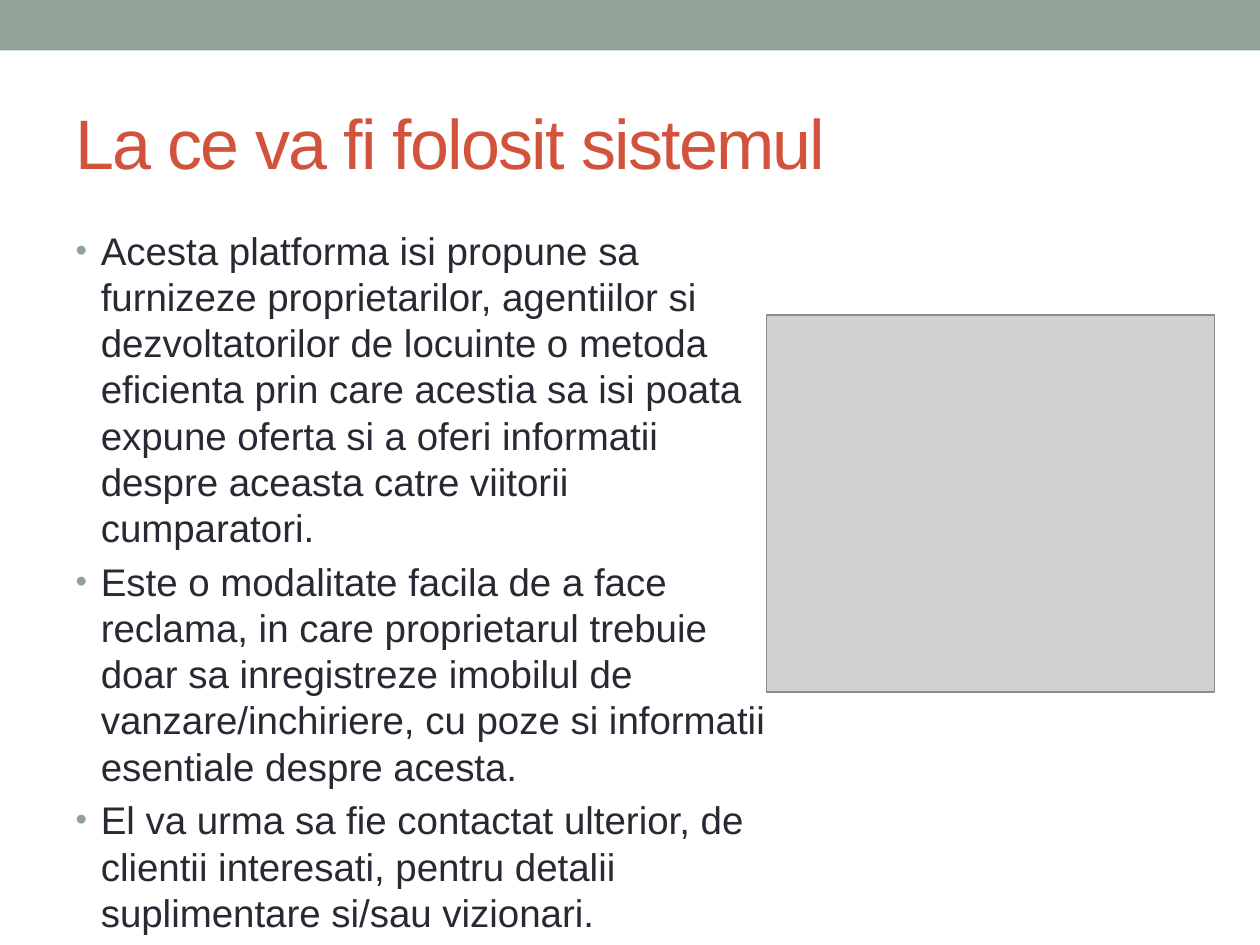
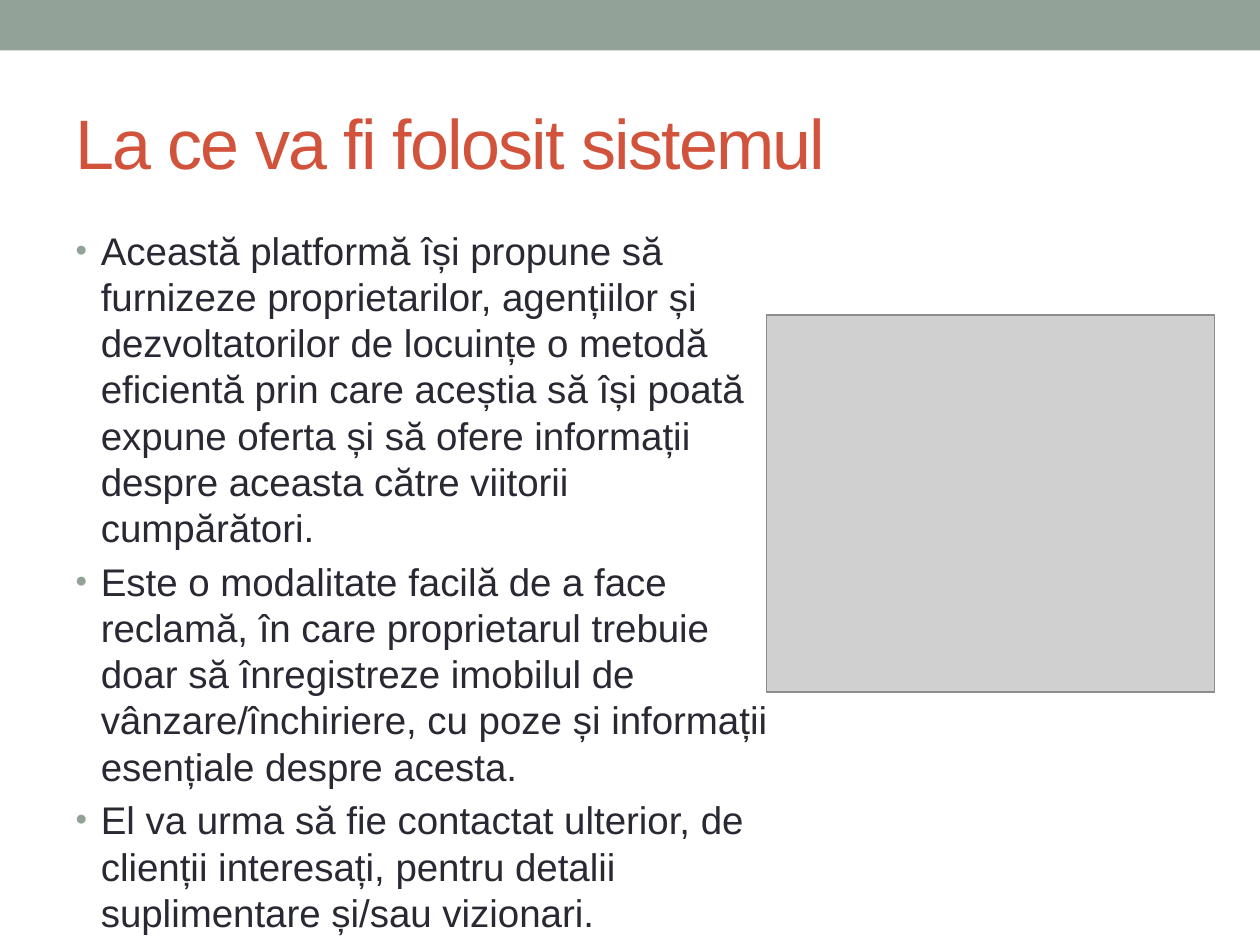
Before and after one commit to daiamarius/IoC-Proiect, a slide deck: slide 4 of Prezentare Imobiliare.pptx. Drawn at 1260x945 pixels with LibreOffice and Linux fonts; fonts in the diff are those of the drawing; grey boxes stand for pictures. Boxes give left, top, right and bottom in pixels: in the first picture for what was removed or moved away, otherwise in the second. Text is boxed around its words. In the diff, an @@ line names an element or a change of style, - is before the commit and + after.

```diff
--- a/Prezentare Imobiliare.pptx
+++ b/Prezentare Imobiliare.pptx
@@ text at [101,236,767,888]: text changed @@
-• Acesta platforma isi propune sa furnizeze proprietarilor, agentiilor si dezvoltatorilor de locuinte o metoda eficienta prin care acestia sa isi poata expune oferta si a oferi informatii despre aceasta catre viitorii cumparatori.
-• Este o modalitate facila de a face reclama, in care proprietarul trebuie doar sa inregistreze imobilul de vanzare/inchiriere, cu poze si informatii esentiale despre acesta.
-• El va urma sa fie contactat ulterior, de clientii interesati, pentru detalii suplimentare si/sau vizionari.
+• Această platformă își propune să furnizeze proprietarilor, agențiilor și dezvoltatorilor de locuințe o metodă eficientă prin care aceștia să își poată expune oferta și să ofere informații despre aceasta către viitorii cumpărători.
+• Este o modalitate facilă de a face reclamă, în care proprietarul trebuie doar să înregistreze imobilul de vânzare/închiriere, cu poze și informații esențiale despre acesta.
+• El va urma să fie contactat ulterior, de clienții interesați, pentru detalii suplimentare și/sau vizionari.
```
Also in this commit, not shown: 9 other slides changed.
